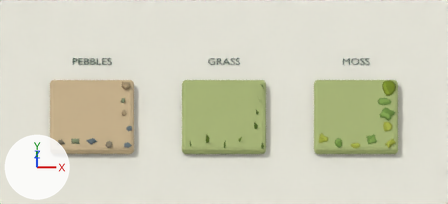
Before and after pictures for a commit that changed the Blender file assets/custom/source/tile_decorations.blend.
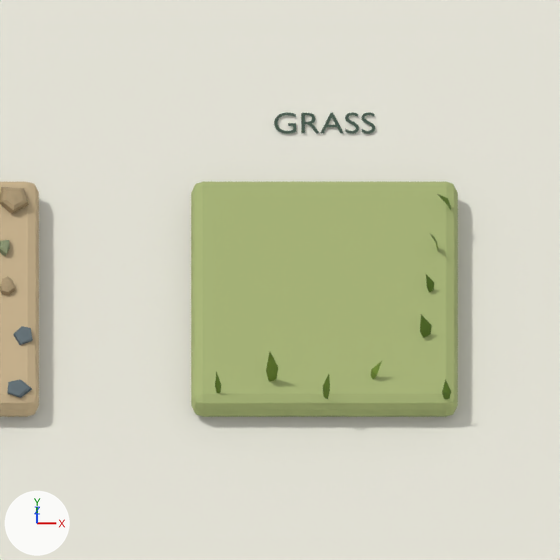
Old and new are each drawn from the file's camera 'Closeup camera' and again close up on the part from 27% to 67% of the width and 11% to 98% of the height. Every picture has the same lights, and +X, +Y and +Z are marked at lower left. The first two pictures are the older version. Text is drawn in Blender's own font.

Script lines for the objects in view, before the commit:
```python
me_cube_014 = bpy.data.meshes.new('Cube.014')
me_cube_014.from_pydata(...)  # a box spanning x -0.525..0.525, y -0.525..0.525, z -0.065..0.065
me_cube_014.materials.append(mat_presentation___sandstone)  # beige #c7b18b
me_tile_grass_corner_03_mesh = bpy.data.meshes.new('tile_grass_corner_03_mesh')
me_tile_grass_corner_03_mesh.from_pydata(...)  # 81 vertices, 81 faces; spans x -0.431..0.5, y -0.5..0.4, z -0.006..0.169
me_tile_grass_corner_03_mesh.materials.append(mat_tiledetails_grass)  # picture img_tiledetails_grass_palette
me_tile_pebbles_corner_01_mesh = bpy.data.meshes.new('tile_pebbles_corner_01_mesh')
me_tile_pebbles_corner_01_mesh.from_pydata(...)  # 197 vertices, 197 faces; spans x -0.44..0.5, y -0.5..0.47, z -0.008..0.057
me_tile_pebbles_corner_01_mesh.materials.append(mat_tiledetails_pebbles)  # picture img_tiledetails_pebbles_palette
ob_closeup___grass = bpy.data.objects.new('Closeup | grass', me_tile_grass_corner_03_mesh)
ob_closeup___grass.location = (0.0, 0.0, 0.0)
ob_closeup___pebbles = bpy.data.objects.new('Closeup | pebbles', me_tile_pebbles_corner_01_mesh)
ob_closeup___pebbles.location = (-1.65, 0.0, 0.0)
ob_closeup_tile___pebbles = bpy.data.objects.new('Closeup tile | pebbles', me_cube_014)
ob_closeup_tile___pebbles.location = (-1.65, 0.0, -0.065)
_m = ob_closeup_tile___pebbles.modifiers.new('Soft display corners', 'BEVEL')
_m.width = 0.045
_m.width_pct = 0.045
_m.segments = 2
# also in view: 'Closeup tile | grass' at (0.0, 0.0, -0.06); 'Closeup backdrop' at (0.0, 0.05, -0.18)
```
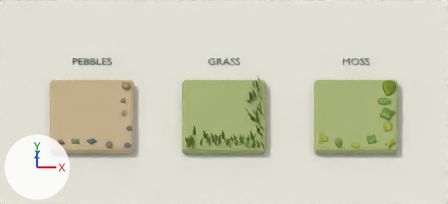
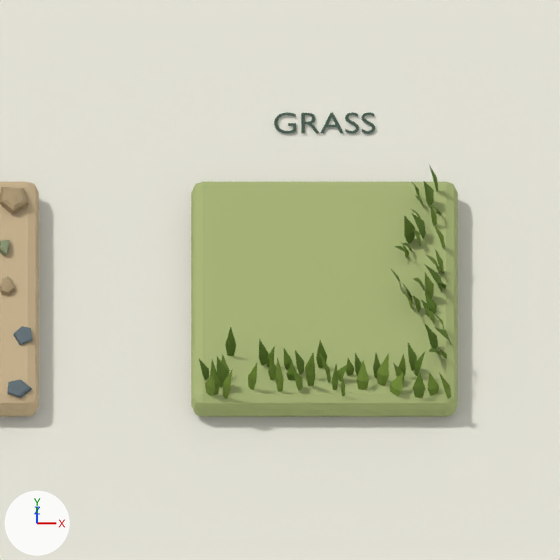
Location of each change, (x1, y1, x2, y2) in pixels of the close-ups (560 x 560 px; the box of a moved part takes in the faces that stretch with it):
'Closeup | grass', reshaped (7% wider, 14% taller)
    before: (215, 194, 451, 399)
    after: (199, 165, 451, 399)
part 1 of me_tile_grass_corner_03_mesh, moved or reshaped
    before: (426, 274, 434, 292)
    after: (413, 373, 426, 398)
part 2 of me_tile_grass_corner_03_mesh, moved or reshaped
    before: (371, 361, 382, 379)
    after: (284, 348, 292, 370)
part 3 of me_tile_grass_corner_03_mesh, moved or reshaped
    before: (266, 352, 278, 381)
    after: (217, 356, 228, 388)
part 4 of me_tile_grass_corner_03_mesh, moved or reshaped
    before: (430, 234, 439, 252)
    after: (316, 340, 327, 368)
part 5 of me_tile_grass_corner_03_mesh, moved or reshaped
    before: (420, 314, 432, 338)
    after: (355, 353, 362, 376)
part 6 of me_tile_grass_corner_03_mesh, added (mostly hidden)
    after: (221, 354, 230, 376)
part 7 of me_tile_grass_corner_03_mesh, moved or reshaped
    before: (437, 194, 451, 210)
    after: (394, 246, 404, 251)
part 8 of me_tile_grass_corner_03_mesh, added
    after: (425, 273, 434, 298)
part 9 of me_tile_grass_corner_03_mesh, rebuilt (30% wider, 29% taller)
    before: (442, 379, 451, 399)
    after: (439, 373, 451, 399)
part 10 of me_tile_grass_corner_03_mesh, deleted
    before: (323, 374, 330, 399)
part 11 of me_tile_grass_corner_03_mesh, built on
    before: (215, 371, 221, 393)
    after: (199, 165, 451, 399)

What changed in the scene script:
```text
Change me_tile_grass_corner_03_mesh:
    used by ob_closeup___grass; location = (0.0, 0.0, 0.0)
    remove me_tile_grass_corner_03_mesh.from_pydata(...)  # 81 vertices, 81 faces; spans x -0.431..0.5, y -0.5..0.4, z -0.006..0.169
    add me_tile_grass_corner_03_mesh.from_pydata(...)  # 639 vertices, 639 faces; spans x -0.495..0.5, y -0.5..0.482, z -0.006..0.175
    me_tile_grass_corner_03_mesh part 1: the loose piece of 9 vertices spanning x 0.4..0.433, y -0.01..0.026, z -0.006..0.083 is multiplied about its middle by the matrix ((0.958, 0.908, -0.002), (-0.908, 0.958, -0.027), (-0.017, 0.021, 1.32)), then moved by (-0.04, -0.484, 0.015)
    me_tile_grass_corner_03_mesh part 2: the loose piece of 9 vertices spanning x 0.181..0.228, y -0.413..-0.372, z -0.006..0.079 is turned 72.8 degrees about the z axis through its middle and scaled by 1.06, then moved by (-0.351, 0.048, 0.002)
    me_tile_grass_corner_03_mesh part 3: the loose piece of 9 vertices spanning x -0.231..-0.181, y -0.421..-0.382, z -0.006..0.169 is multiplied about its middle by the matrix ((0.975, -0.332, -0.018), (0.332, 0.975, 0.023), (0.009, -0.028, 1.03)), then moved by (-0.2, -0.025, 0.002)
    me_tile_grass_corner_03_mesh part 4: the loose piece of 9 vertices spanning x 0.413..0.451, y 0.168..0.208, z -0.006..0.142 is multiplied about its middle by the matrix ((-0.135, 1.021, -0.004), (-1.021, -0.135, 0.02), (0.02, 0.006, 1.03)), then moved by (-0.442, -0.527, 0.002)
    me_tile_grass_corner_03_mesh part 5: the loose piece of 9 vertices spanning x 0.377..0.423, y -0.22..-0.173, z -0.006..0.106 is scaled about its middle by (0.638, 0.642, 1.19), then moved by (-0.266, -0.184, 0.011)
    me_tile_grass_corner_03_mesh part 6: the loose piece of 9 vertices spanning x 0.181..0.228, y -0.413..-0.372, z -0.006..0.079 is copied, and the copy is multiplied about its middle by the matrix ((0.637, -1.041, 0.009), (1.04, 0.636, -0.061), (0.047, 0.04, 1.218)), then moved by (-0.599, 0.004, 0.011); it spans x -0.414..-0.374, y -0.414..-0.354, z -0.006..0.101
    me_tile_grass_corner_03_mesh part 7: the loose piece of 9 vertices spanning x 0.443..0.5, y 0.365..0.4, z -0.006..0.103 is multiplied about its middle by the matrix ((0.798, -0.482, -0.028), (0.482, 0.799, -0.017), (0.033, 0.0, 0.932)), then moved by (-0.174, -0.222, -0.005)
    me_tile_grass_corner_03_mesh part 8: the loose piece of 9 vertices spanning x 0.413..0.451, y 0.168..0.208, z -0.006..0.142 is copied, and the copy is multiplied about its middle by the matrix ((0.477, 0.98, 0.012), (-0.98, 0.477, -0.012), (-0.016, -0.005, 1.09)), then moved by (-0.021, -0.211, 0.007); it spans x 0.395..0.431, y -0.045..-0.009, z -0.006..0.156
    me_tile_grass_corner_03_mesh part 9: the loose piece of 9 vertices spanning x 0.463..0.5, y -0.5..-0.457, z -0.006..0.078 is rebuilt with 9 vertices and now spans x 0.452..0.5, y -0.5..-0.452, z -0.006..0.118
    me_tile_grass_corner_03_mesh part 10: the loose piece of 9 vertices spanning x -0.007..0.022, y -0.5..-0.471, z -0.006..0.145 is deleted
    me_tile_grass_corner_03_mesh part 11: 9 vertices removed from x -0.431..-0.406, y -0.476..-0.436, z -0.006..0.103; 549 vertices added at x -0.495..0.5, y -0.5..0.482, z -0.006..0.175
    other edits to the shape of me_tile_grass_corner_03_mesh do not show in these pictures
```
